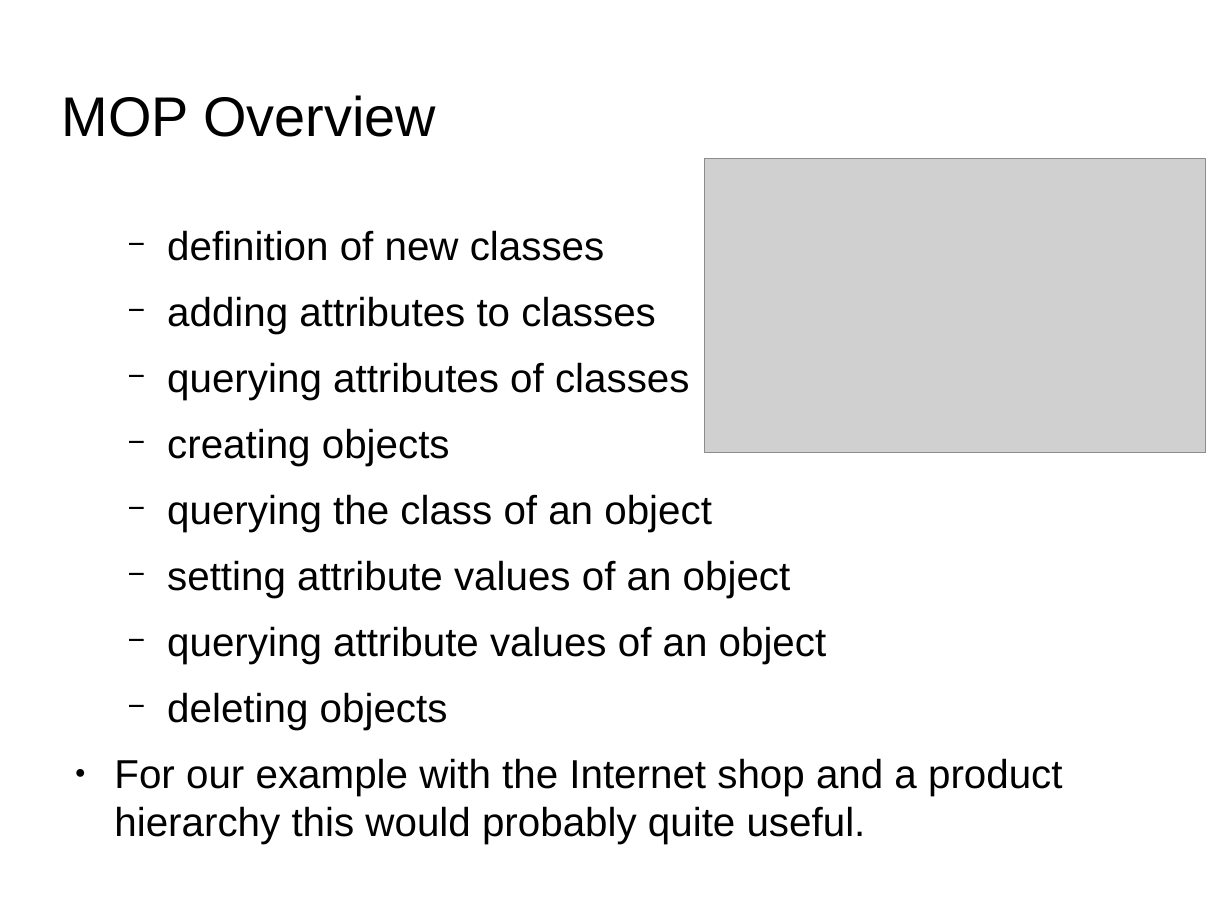
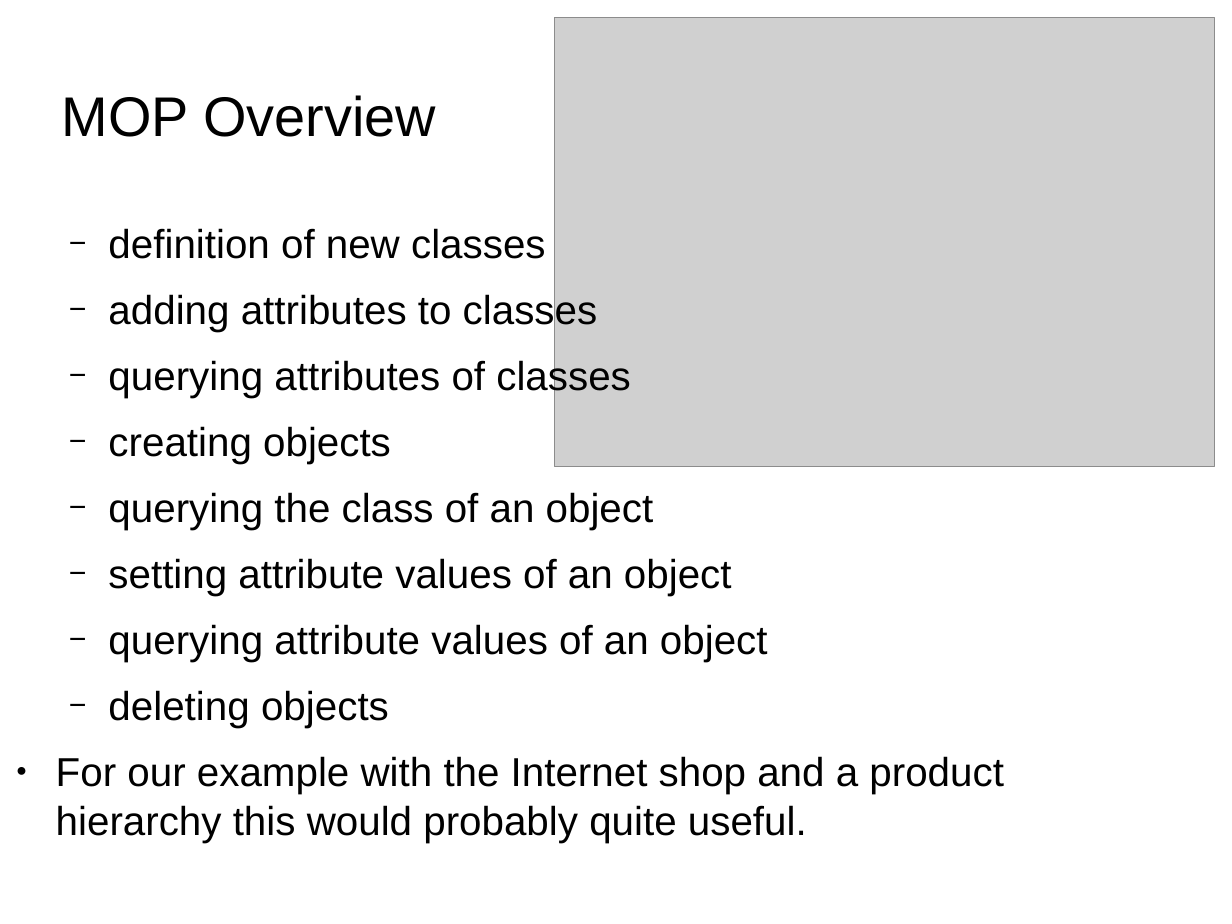
Before and after one commit to kks32/cpp-software-development, a slide deck: slide 9 of Ex20_Metaclasses_Reflection/Ex20_Metaclasses_Reflection.odp. Drawn at 1232x924 pixels with LibreOffice and Linux fonts; fonts in the diff are those of the drawing; grey boxes stand for pictures; background and template pictures are left out. Boxes give left, top, right and bottom in pixels: in the first picture for what was removed or moved away, otherwise in the second. Text is boxed around its words. In the diff, an @@ line names an element or a change of style, - is before the commit and + after.

```diff
--- a/Ex20_Metaclasses_Reflection/Ex20_Metaclasses_Reflection.odp
+++ b/Ex20_Metaclasses_Reflection/Ex20_Metaclasses_Reflection.odp
@@ picture: place and size @@
-picture at [705, 159, 1206, 453]
+picture at [555, 18, 1215, 467]
@@ text "definition of new classes": place and size @@
-text "definition of new classes" at [114, 230, 1063, 844]
+text "definition of new classes" at [56, 228, 1004, 843]
```
Also in this commit, not shown: 7 slides added, 1 slide removed, 2 other files.
